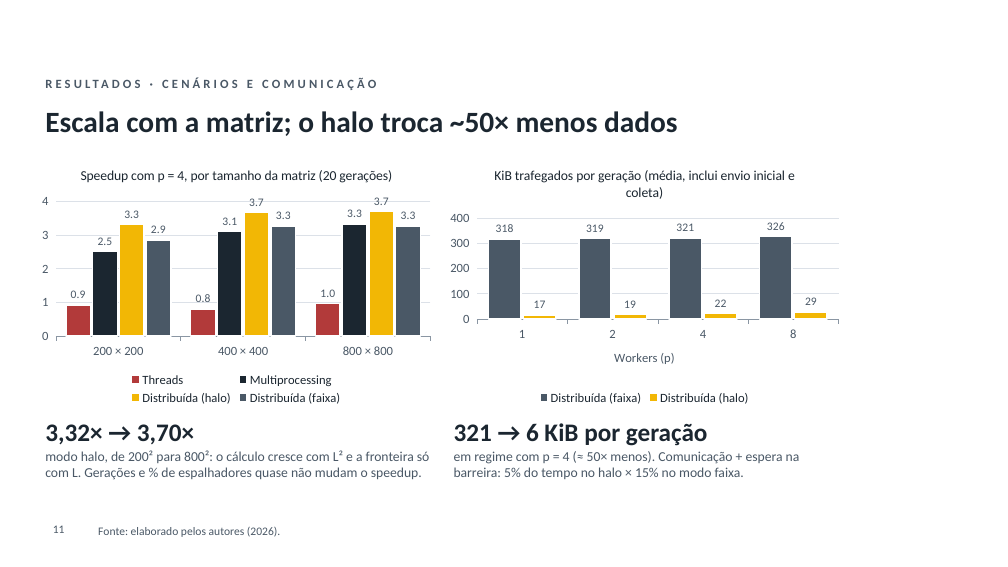
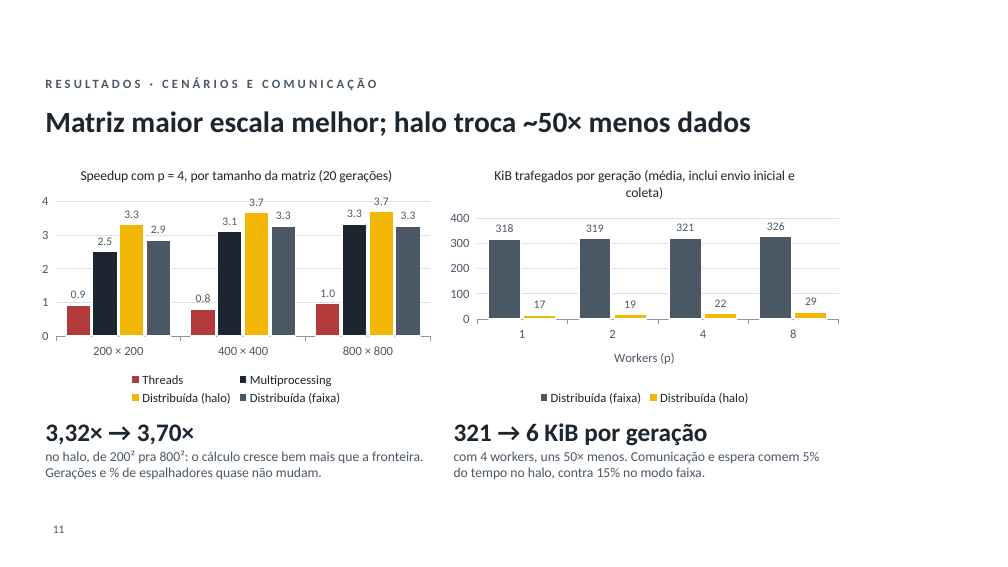
Before and after one commit to GianSE/fakenews-distribuidos, a slide deck: slide 11 of Apresentacao/Apresentacao_FakeNews_UTFPR.pptx. Drawn at 1008x567 pixels with LibreOffice and Linux fonts; fonts in the diff are those of the drawing; background and template pictures are left out. Boxes give left, top, right and bottom in pixels: in the first picture for what was removed or moved away, otherwise in the second. Text is boxed around its words. In the diff, an @@ line names an element or a change of style, - is before the commit and + after.

```diff
--- a/Apresentacao/Apresentacao_FakeNews_UTFPR.pptx
+++ b/Apresentacao/Apresentacao_FakeNews_UTFPR.pptx
@@ title at <box>45,111,751,136</box>: text changed @@
-Escala com a matriz; o halo troca ~50× menos dados
+Matriz maior escala melhor; halo troca ~50× menos dados
@@ text at <box>45,450,424,480</box>: text changed @@
-modo halo, de 200² para 800²: o cálculo cresce com L² e a fronteira só com L. Gerações e % de espalhadores quase não mudam o speedup.
+no halo, de 200² pra 800²: o cálculo cresce bem mais que a fronteira. Gerações e % de espalhadores quase não mudam.
@@ text at <box>454,451,820,479</box>: text changed @@
-em regime com p = 4 (≈ 50× menos). Comunicação + espera na barreira: 5% do tempo no halo × 15% no modo faixa.
+com 4 workers, uns 50× menos. Comunicação e espera comem 5% do tempo no halo, contra 15% no modo faixa.
@@ text removed at <box>98,527,280,537</box> @@
-Fonte: elaborado pelos autores (2026).
```
Also in this commit, not shown: 12 other slides changed, 3 other files.
